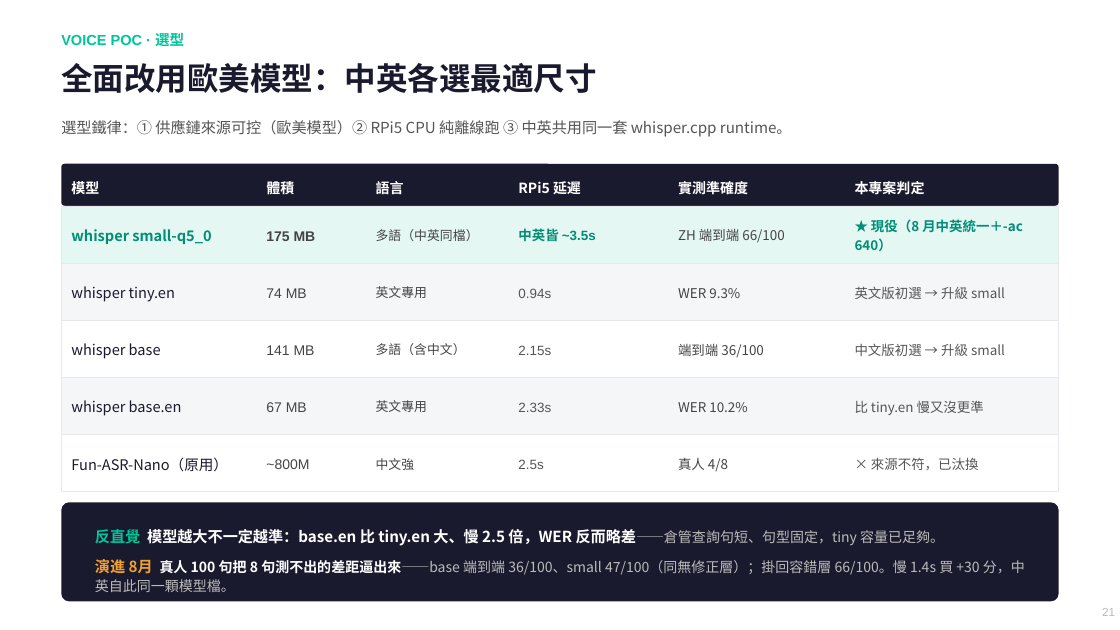
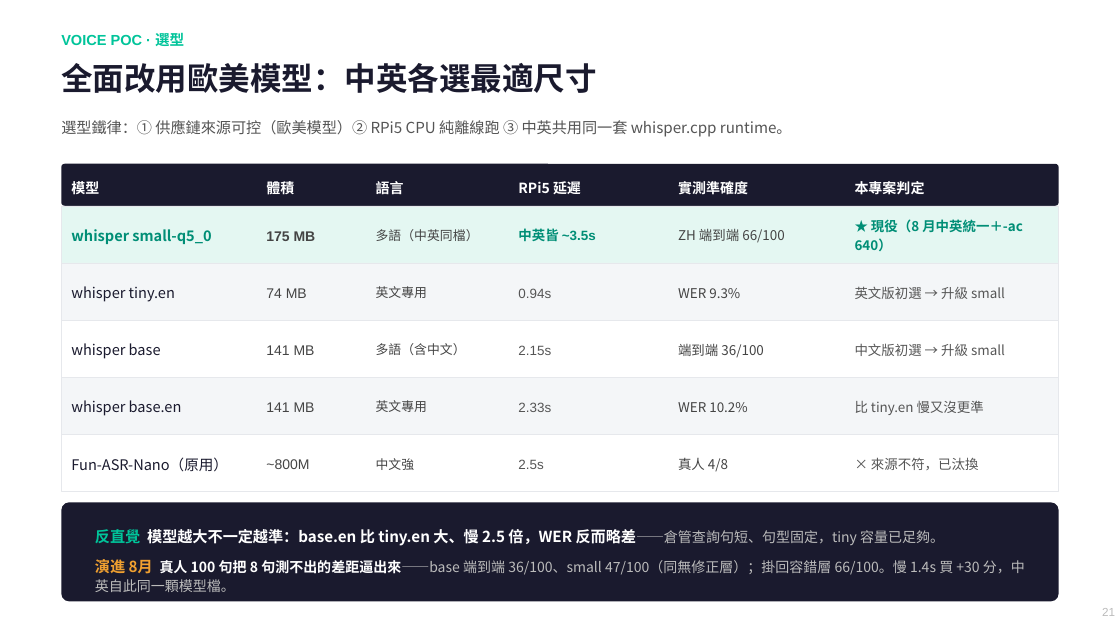
Before and after one commit to chunyen627-afk/warehouse-v2-agent, a slide deck: slide 21 of 倉管Agent_專案簡報.pptx. Drawn at 1120x630 pixels with LibreOffice and Linux fonts; fonts in the diff are those of the drawing. Boxes give left, top, right and bottom in pixels: in the first picture for what was removed or moved away, otherwise in the second. Text is boxed around its words. In the diff, an @@ line names an element or a change of style, - is before the commit and + after.

```diff
--- a/倉管Agent_專案簡報.pptx
+++ b/倉管Agent_專案簡報.pptx
@@ text at [266, 402, 315, 412]: text changed @@
-67 MB
+141 MB
```
Also in this commit, not shown: 9 other slides changed, 1 other file.
